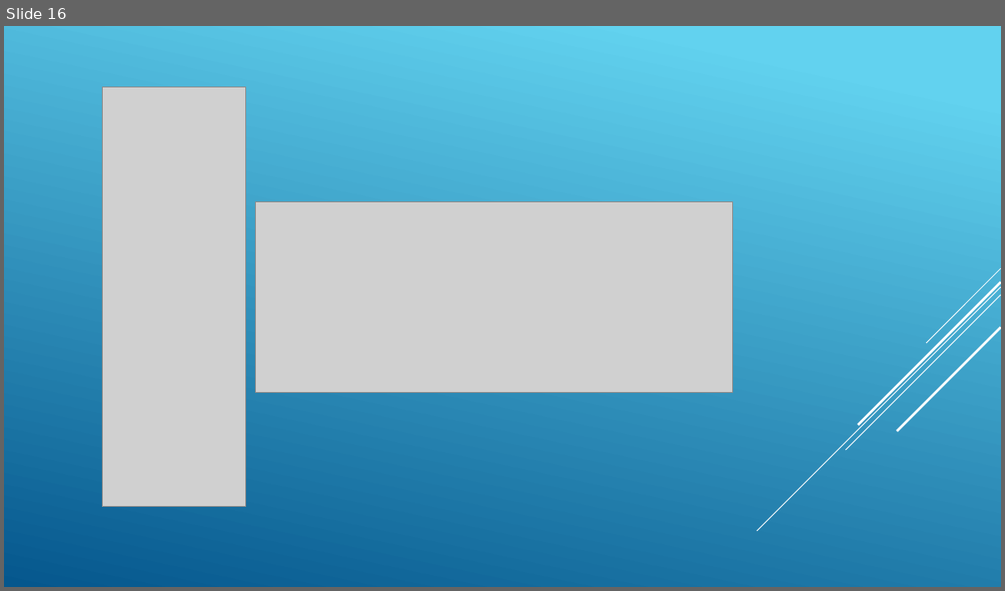
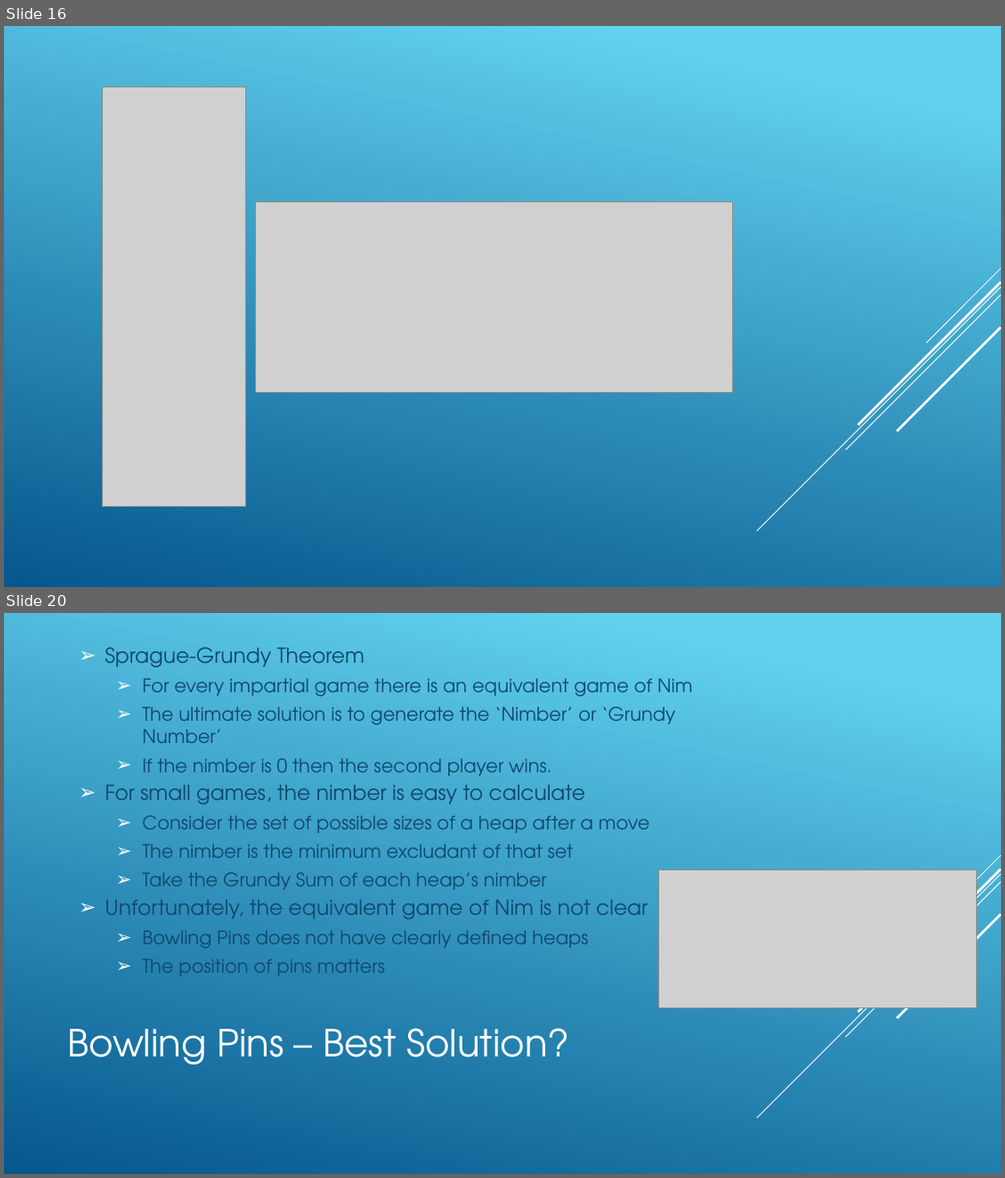
Before and after one commit to revature-scalawags/Project2-Group6, a slide deck: Group Twitter Stream - Project1.pptx. Shown one above the other, each under a label of ours: slide 16 before the commit, slides 16 and 20 after it; the slides between them are not shown. The pictures are 1005x591 and 1005x1178 pixels, drawn with LibreOffice and Linux fonts; fonts in the diff are those of the drawing; grey boxes stand for pictures. Boxes give left, top, right and bottom in pixels: in the first picture for what was removed or moved away, otherwise in the second. Text is boxed around its words. In the diff, an @@ line names an element or a change of style, - is before the commit and + after.

Commit message:
uppdated bowling pins slides

```diff
--- a/Group Twitter Stream - Project1.pptx
+++ b/Group Twitter Stream - Project1.pptx
@@ slide 20 added at (x1=4, y1=613, x2=1001, y2=1174), background gradient #62D2EF to #05578D; not listed: 5 template elements that a slide beside it also shows @@
@@ text added at (x1=105, y1=647, x2=692, y2=976), 18 pt, text #0F486F @@
+➢ Sprague-Grundy Theorem
+  ➢ For every impartial game there is an equivalent game of Nim
+  ➢ The ultimate solution is to generate the ‘Nimber’ or ‘Grundy Number’
+  ➢ If the nimber is 0 then the second player wins.
+➢ For small games, the nimber is easy to calculate
+  ➢ Consider the set of possible sizes of a heap after a move
+  ➢ The nimber is the minimum excludant of that set
+  ➢ Take the Grundy Sum of each heap’s nimber
+➢ Unfortunately, the equivalent game of Nim is not clear
+  ➢ Bowling Pins does not have clearly defined heaps
+  ➢ The position of pins matters
@@ picture added at (x1=659, y1=870, x2=977, y2=1008) @@
@@ title added at (x1=67, y1=1028, x2=570, y2=1064), 36 pt, text #FFFFFF @@
+Bowling Pins – Best Solution?
```
Also in this commit, not shown: 6 slides changed, 1 other slide added, 2 slides removed.
